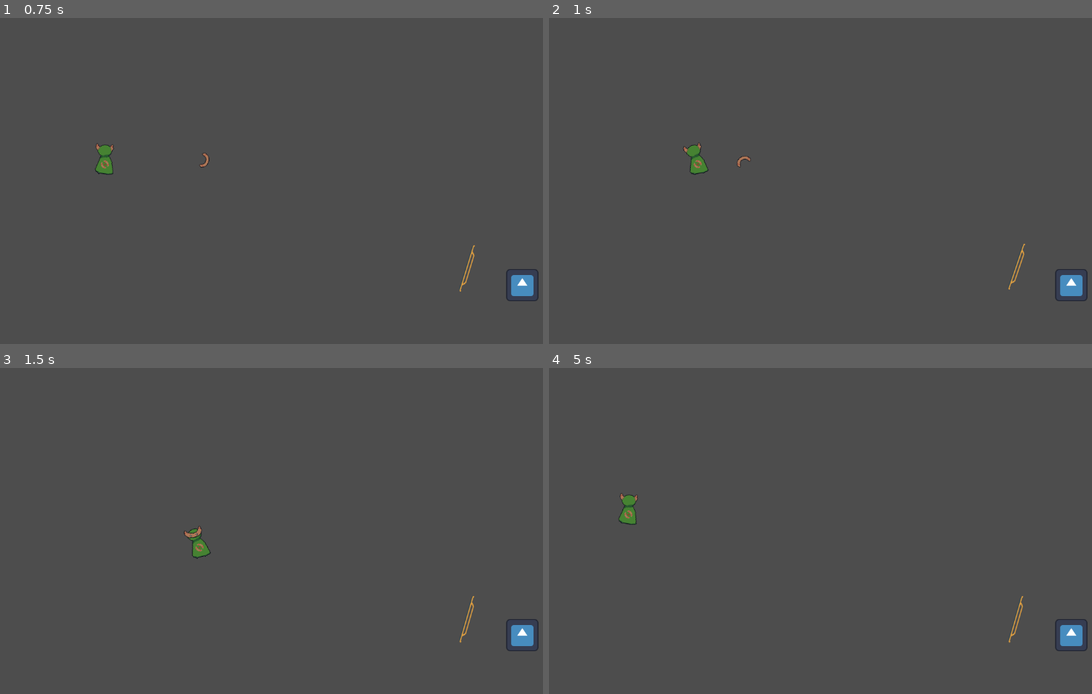
Above: before the commit, frames 1-4 (two rows, left to right).
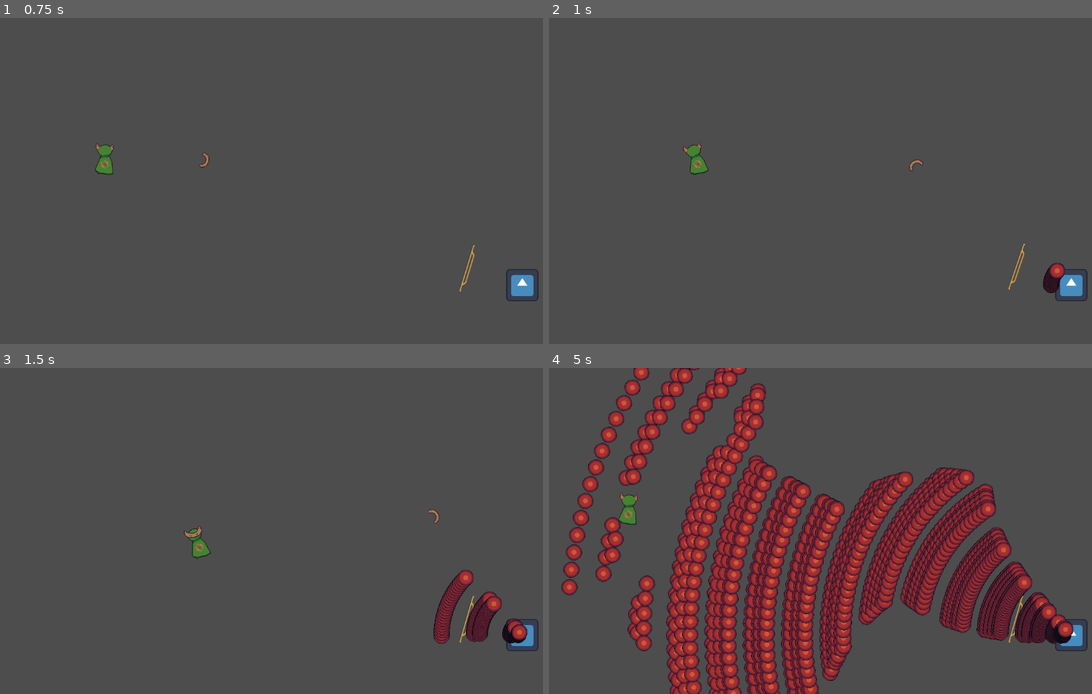
Above: after the commit, the same moments.

Repository: steve52/boomerang-guy-and-the-aglet
Game: Godot game, scene res://Scenes/game.tscn
Two runs of this game, one before a commit and one after it. Both use one fixed random seed, a clock stepped at 60 frames per second and the inputs below. The engine's default icon, where the game draws it, is replaced by a stand-in: a white triangle on a blue panel in a dark square.
Inputs (mouse positions are in pixels of both pictures, inside the frame that each line leads up to):
- Up to frame 1 (0.75 s): tap Enter (ui_accept) at 0.5 s; move the mouse to (418, 164) at 0.52 s; hold D (Right) from 0.53 s (still down); click (418, 164) at 0.6 s
- Up to frame 2 (1 s): keep holding D (Right); tap Enter (ui_accept) at 0.77 s; right-click (967, 164) at 0.8 s
- Up to frame 3 (1.5 s): tap Enter (ui_accept) at 1.07 s; move the mouse to (173, 547) at 1.27 s; release D (Right) at 1.28 s; hold S (Down) from 1.28 s (still down); right-click (173, 547) at 1.35 s
- Up to frame 4 (5 s): tap Enter (ui_accept) at 1.52, 1.55, 1.82, 2.1, 3.02, 3.32, 3.77, 3.8, 4.07, 4.52, 4.82 s; move the mouse to (896, 459) at 2.02 s; release S (Down) at 2.03 s; hold D (Right) 2.03-2.78 s; click (896, 459) at 2.3 s; move the mouse to (809, 596) at 2.77 s; hold W (Up) 2.78-3.53 s; click (809, 596) at 2.85 s; right-click (809, 596) at 3.05 s; move the mouse to (1015, 579) at 3.52 s; hold A (Left) from 3.53 s (still down); right-click (1015, 579) at 3.6 s; move the mouse to (663, 482) at 4.27 s; click (663, 482) at 4.35 s

Frame 1 is identical in both runs. In frame 2, 0.3% of the frame differs, in the area x 34-96%, y 42-85%; in frame 3, 1.6%; in frame 4, 36%, in the area x 2-97%, y 0-100%.

Commit message:
ShieldBossAIgood?

Diff:
--- /dev/null
+++ b/Scenes/Enemies/Bullets/ShieldBoss/DashBarrageBullets.tscn
@@ -0,0 +1,22 @@
+[gd_scene format=3 uid="uid://hodgh4fecxs"]
+
+[ext_resource type="Script" uid="uid://dfgc8p7gq0sy1" path="res://Scripts/bulletbase.gd" id="1_vmqd2"]
+[ext_resource type="Texture2D" uid="uid://ck6ohockcxovy" path="res://Assets/Bullet2.png" id="2_ekntw"]
+
+[sub_resource type="CircleShape2D" id="CircleShape2D_qr4i2"]
+radius = 16.0
+
+[node name="BulletBase" type="Area2D" unique_id=1656104743]
+collision_layer = 16
+collision_mask = 9
+script = ExtResource("1_vmqd2")
+Speed = 640
+
+[node name="Sprite2D" type="Sprite2D" parent="." unique_id=806604394]
+texture = ExtResource("2_ekntw")
+
+[node name="CollisionShape2D" type="CollisionShape2D" parent="." unique_id=295492039]
+shape = SubResource("CircleShape2D_qr4i2")
+
+[connection signal="area_entered" from="." to="." method="Hit"]
+[connection signal="body_entered" from="." to="." method="Hit"]
--- /dev/null
+++ b/Scenes/Enemies/Bullets/ShieldBoss/Phase1ChargeRingBullets.tscn
@@ -0,0 +1,22 @@
+[gd_scene format=3 uid="uid://hgdiqcdafapu"]
+
+[ext_resource type="Script" uid="uid://dfgc8p7gq0sy1" path="res://Scripts/bulletbase.gd" id="1_15tsh"]
+[ext_resource type="Texture2D" uid="uid://ck6ohockcxovy" path="res://Assets/Bullet2.png" id="2_nulig"]
+
+[sub_resource type="CircleShape2D" id="CircleShape2D_qr4i2"]
+radius = 16.0
+
+[node name="BulletBase" type="Area2D" unique_id=1656104743]
+collision_layer = 16
+collision_mask = 9
+script = ExtResource("1_15tsh")
+Speed = 240
+
+[node name="Sprite2D" type="Sprite2D" parent="." unique_id=806604394]
+texture = ExtResource("2_nulig")
+
+[node name="CollisionShape2D" type="CollisionShape2D" parent="." unique_id=295492039]
+shape = SubResource("CircleShape2D_qr4i2")
+
+[connection signal="area_entered" from="." to="." method="Hit"]
+[connection signal="body_entered" from="." to="." method="Hit"]
--- a/Scenes/Enemies/ShieldBoss.tscn
+++ b/Scenes/Enemies/ShieldBoss.tscn
@@ -18,8 +18,11 @@
 collision_layer = 4
 collision_mask = 12
 script = ExtResource("1_kgna6")
-Speed = 400.0
-ChargeDistance = 3.0
+Health = 15
+Speed = 500.0
+ChargeDistance = 8.0
+Phases = 2
+HealthPerPhase = [15, 45]
 
 [node name="CollisionShape2D" type="CollisionShape2D" parent="." unique_id=510287407]
 position = Vector2(0.5, 0)
@@ -51,4 +54,11 @@
 position = Vector2(12, 0)
 shape = SubResource("CapsuleShape2D_uk0vl")
 
+[node name="AttackCooldown" type="Timer" parent="." unique_id=1031983684]
+one_shot = true
+
+[node name="DashCheck" type="RayCast2D" parent="." unique_id=362331669]
+collision_mask = 9
+
 [connection signal="area_entered" from="Area2D" to="." method="TakeDamage"]
+[connection signal="timeout" from="AttackCooldown" to="." method="Attack"]
--- a/Scenes/Enemies/shield_boss.gd
+++ b/Scenes/Enemies/shield_boss.gd
@@ -1,8 +1,149 @@
 extends "res://Scripts/EnemyClass.gd"
+
+const DASH_BARRAGE_BULLETS = preload("uid://hodgh4fecxs")
+const PHASE_1_CHARGE_RING_BULLETS = preload("uid://hgdiqcdafapu")
+var Phase1Pattern = [1,0,1]
+var Phase2Pattern = [1, 0, 1, 1, 0]
+var AttackNumber = 0
+signal Phase2ChargeDone
+signal DashFinish
+
+func _ready():
+	super()
+	$AttackCooldown.start(3 + randf_range(-.5,.5))
 
 func _physics_process(delta):
 	super(delta)
 	MoveShield()
+	if Input.is_action_just_pressed("ui_accept"):
+		ShieldBlast()
 
 func MoveShield():
-	$ShieldPivot.look_at(Player.position)
+	if Phase == 1:
+		$ShieldPivot.look_at(Player.position)
+
+func ChangePhase():
+	$ShieldPivot.queue_free()
+	AttackNumber = 0
+
+func Attack():
+	if Phase == 1:
+		if Phase1Pattern.get(AttackNumber) == 0:
+			BeforeCharge()
+		else:
+			ShieldBlast()
+		AttackNumber = 0 if AttackNumber == Phase1Pattern.size() - 1 else AttackNumber + 1
+	if Phase == 2:
+		if Phase2Pattern.get(AttackNumber) == 0:
+			BeforeCharge()
+		else:
+			DashBarrage()
+		AttackNumber = 0 if AttackNumber == Phase2Pattern.size() - 1 else AttackNumber + 1
+
+func BeforeCharge():
+	var tween = get_tree().create_tween()
+	var tilt = -15 if Player.position.x > position.x else 15
+	tween.tween_property(self, "rotation_degrees", tilt, .5)
+	await get_tree().create_timer(.7).timeout
+	if Phase == 1:
+		BeforePhase1Charge()
+	else:
+		BeforePhase2Charge()
+
+func BeforePhase1Charge():
+	for i in 16:
+		var BulletDirection = Vector2.from_angle(deg_to_rad(i*22.5))
+		ShootBullets(PHASE_1_CHARGE_RING_BULLETS, BulletDirection, position)
+	await get_tree().create_timer(.2).timeout
+	for i in 16:
+		var BulletDirection = Vector2.from_angle(deg_to_rad(i*22.5 + 11.25))
+		ShootBullets(PHASE_1_CHARGE_RING_BULLETS, BulletDirection, position)
+	Charge()
+
+func BeforePhase2Charge():
+	for i in 3:
+		Charge()
+		await Phase2ChargeDone
+	$AttackCooldown.start(3 + randf_range(-.5,.5))
+
+func DuringCharge(ChargeTime):
+	if Phase == 1:
+		DuringPhase1Charge(ChargeTime)
+	else:
+		pass
+
+func DuringPhase1Charge(ChargeTime):
+	var TimeToShoot = ChargeTime/2
+	await get_tree().create_timer(TimeToShoot).timeout
+	for I in 32:
+		var BulletDirection = Vector2.from_angle(deg_to_rad(I*11.25))
+		ShootBullets(PHASE_1_CHARGE_RING_BULLETS, BulletDirection, position)
+
+func AfterCharge():
+	if Phase == 1:
+		AfterPhase1Charge()
+	else:
+		AfterPhase2Charge()
+
+func AfterPhase1Charge():
+	for i in 16:
+		var BulletDirection = Vector2.from_angle(deg_to_rad(i*22.5))
+		ShootBullets(PHASE_1_CHARGE_RING_BULLETS, BulletDirection, position)
+	for i in 16:
+		var BulletDirection = Vector2.from_angle(deg_to_rad(i*22.5 + 11.25))
+		ShootBullets(PHASE_1_CHARGE_RING_BULLETS, BulletDirection, position)
+	var tween = get_tree().create_tween()
+	tween.tween_property(self, "rotation_degrees", 0, .2)
+	$AttackCooldown.start(3 + randf_range(-.5,.5))
+
+func AfterPhase2Charge():
+	var tween = get_tree().create_tween()
+	tween.tween_property(self, "rotation_degrees", 0, .2)
+	for i in 4:
+		await get_tree().create_timer(.3).timeout
+		for I in 36:
+			var BulletDirection = Vector2.from_angle(deg_to_rad(I*10 + i*2))
+			ShootBullets(PHASE_1_CHARGE_RING_BULLETS, BulletDirection, position)
+	Phase2ChargeDone.emit()
+
+func ShieldBlast():
+	for i in 8:
+		await get_tree().create_timer(.3).timeout
+		for I in 24:
+			var BulletDirection = Vector2.from_angle(position.angle_to_point(Player.position) + (I - 9) * deg_to_rad(2))
+			ShootBullets(PHASE_1_CHARGE_RING_BULLETS,BulletDirection,position)
+	$AttackCooldown.start(3 + randf_range(-.5,.5))
+
+#Dash5times Shoot while dashing fast bullets
+
+func DashBarrage():
+	var Direction = [Vector2.from_angle(position.direction_to(Player.position).angle() + PI/2), Vector2.from_angle(position.direction_to(Player.position).angle() - PI/2)]
+	var Position1 = Direction[0] * 160 + position
+	var Position2 = Direction[1] * 160 + position
+	Dash(Position2)
+	await DashFinish
+	await get_tree().create_timer(.2).timeout
+	Dash(Position1)
+	await DashFinish
+	await get_tree().create_timer(.2).timeout
+	Dash(Position2)
+	await DashFinish
+	await get_tree().create_timer(.2).timeout
+	Dash(Position1)
+	await DashFinish
+	await get_tree().create_timer(.2).timeout
+	Dash(Position2)
+	await DashFinish
+	$AttackCooldown.start(3 + randf_range(-.5,.5))
+
+func DuringDash(DashTime):
+	var TimeToShoot = DashTime/20
+	for i in 20:
+		await get_tree().create_timer(TimeToShoot).timeout
+		if i != 1 or 20:
+			var BulletDirection = position.direction_to(Player.position)
+			ShootBullets(DASH_BARRAGE_BULLETS,BulletDirection,position)
+
+
+func AfterDash():
+	DashFinish.emit()
--- a/Scripts/EnemyClass.gd
+++ b/Scripts/EnemyClass.gd
@@ -1,9 +1,12 @@
 extends CharacterBody2D
 
 var Player
+var Phase = 1
 @export var Health : int
 @export var Speed : float
 @export var ChargeDistance : float
+@export var Phases: int = 1
+@export var HealthPerPhase: Array
 
 func _ready():
 	Player = get_parent().Player
@@ -21,7 +24,16 @@
 			Die()
 
 func CheckForPhaseChanges():
-	return false
+	if Phase == Phases:
+		return false
+	else:
+		Phase += 1
+		Health = HealthPerPhase.get(Phase-1)
+		ChangePhase()
+		return true
+
+func ChangePhase():
+	pass
 
 func Die():
 	DeathAnimation()
@@ -49,8 +61,12 @@
 	var ETA = position.distance_to(TargetPosition) / (Speed * 1.5)
 	var tween2 = get_tree().create_tween()
 	tween2.tween_property(self, "position", TargetPosition, ETA).set_ease(Tween.EASE_IN_OUT).set_trans(Tween.TRANS_CUBIC)
+	DuringCharge(ETA)
 	await  tween2.finished
 	AfterCharge()
+
+func DuringCharge(_ChargeTime):
+	pass
 
 func AfterCharge():
 	pass
@@ -72,8 +88,12 @@
 	var ETA = position.distance_to(Target) / (Speed)
 	var tween = get_tree().create_tween()
 	tween.tween_property(self, "position", Target, ETA).set_ease(Tween.EASE_OUT).set_trans(Tween.TRANS_CUBIC)
+	DuringDash(ETA)
 	await  tween.finished
 	AfterDash()
 
+func DuringDash(_DashTime):
+	pass
+
 func AfterDash():
 	pass
--- a/Scripts/boomerang.gd
+++ b/Scripts/boomerang.gd
@@ -26,11 +26,6 @@
 		var direction = to_local($NavigationAgent2D.get_next_path_position()).normalized()
 		var NewVelocity = delta * Speed * direction
 		position += NewVelocity
-	if Input.is_action_just_pressed("BoomerangRecall"):
-		ThrowTween.kill()
-		Returning = true
-		$PathfindTimer.start()
-		_on_pathfind_timer_timeout()
 	$Icon.rotation_degrees += 15
 
 
--- a/project.godot
+++ b/project.godot
@@ -46,11 +46,6 @@
 "events": [Object(InputEventMouseButton,"resource_local_to_scene":false,"resource_name":"","device":-1,"window_id":0,"a …(258 unchanged characters)…
 ]
 }
-BoomerangRecall={
-"deadzone": 0.2,
-"events": [Object(InputEventMouseButton,"resource_local_to_scene":false,"resource_name":"","device":-1,"window_id":0,"alt_pressed":false,"shift_pressed":false,"ctrl_pressed":false,"meta_pressed":false,"button_mask":2,"position":Vector2(206, 17),"global_position":Vector2(215, 65),"factor":1.0,"button_index":2,"canceled":false,"pressed":true,"double_click":false,"script":null)
-]
-}
 
 [layer_names]
 
